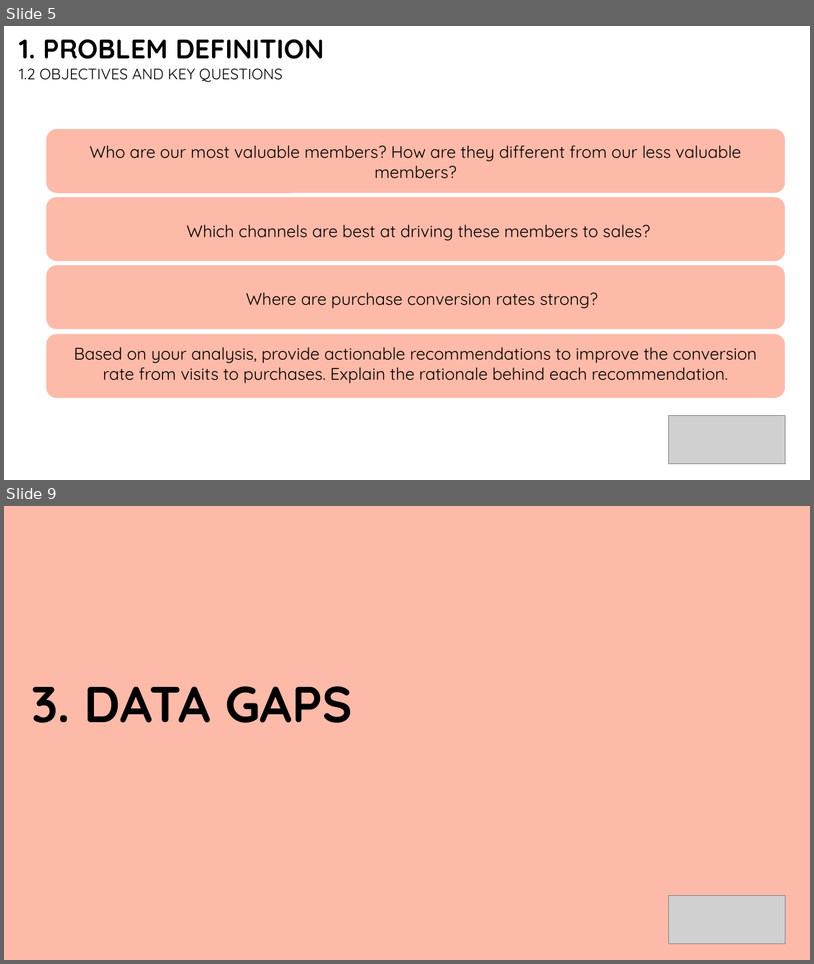
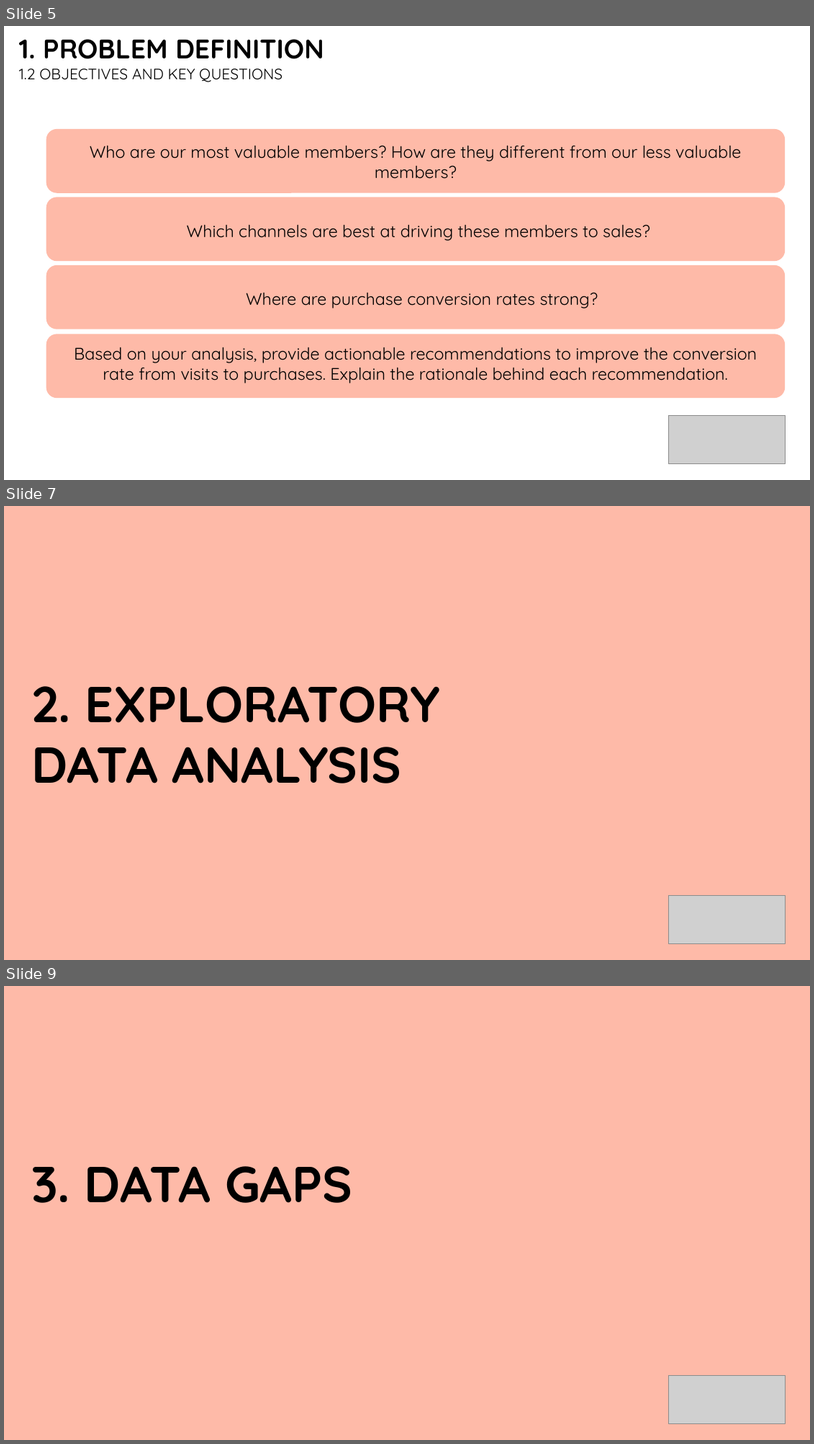
Before and after one commit to bbucalonserra/sales-membership-analysis, a slide deck: presentation.pptx. Shown one above the other, each under a label of ours: slides 5 and 9 before the commit, slides 5, 7 and 9 after it; the slides between them are not shown. The pictures are 814x964 and 814x1444 pixels, drawn with LibreOffice and Linux fonts; fonts in the diff are those of the drawing; grey boxes stand for pictures. Boxes give left, top, right and bottom in pixels: in the first picture for what was removed or moved away, otherwise in the second. Text is boxed around its words. In the diff, an @@ line names an element or a change of style, - is before the commit and + after.

```diff
--- a/presentation.pptx
+++ b/presentation.pptx
@@ slide 7 added at <box>4,506,810,960</box>, background #FFFFFF @@
@@ rectangle added at <box>4,506,810,960</box>, fill #FEBAA8 @@
@@ text added at <box>31,686,440,783</box>, 60 pt, text #000000, bold @@
+2. EXPLORATORY DATA ANALYSIS
@@ picture added at <box>669,896,785,943</box> @@
```
Also in this commit, not shown: 12 slides changed, 2 slides removed.
